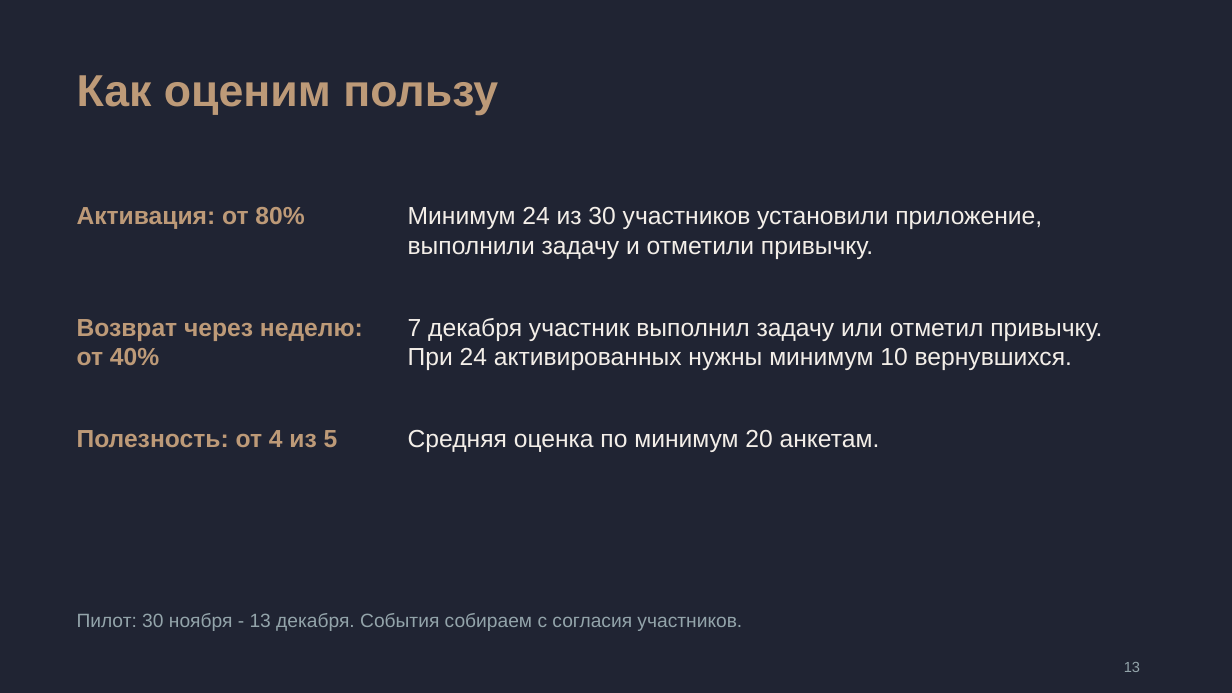
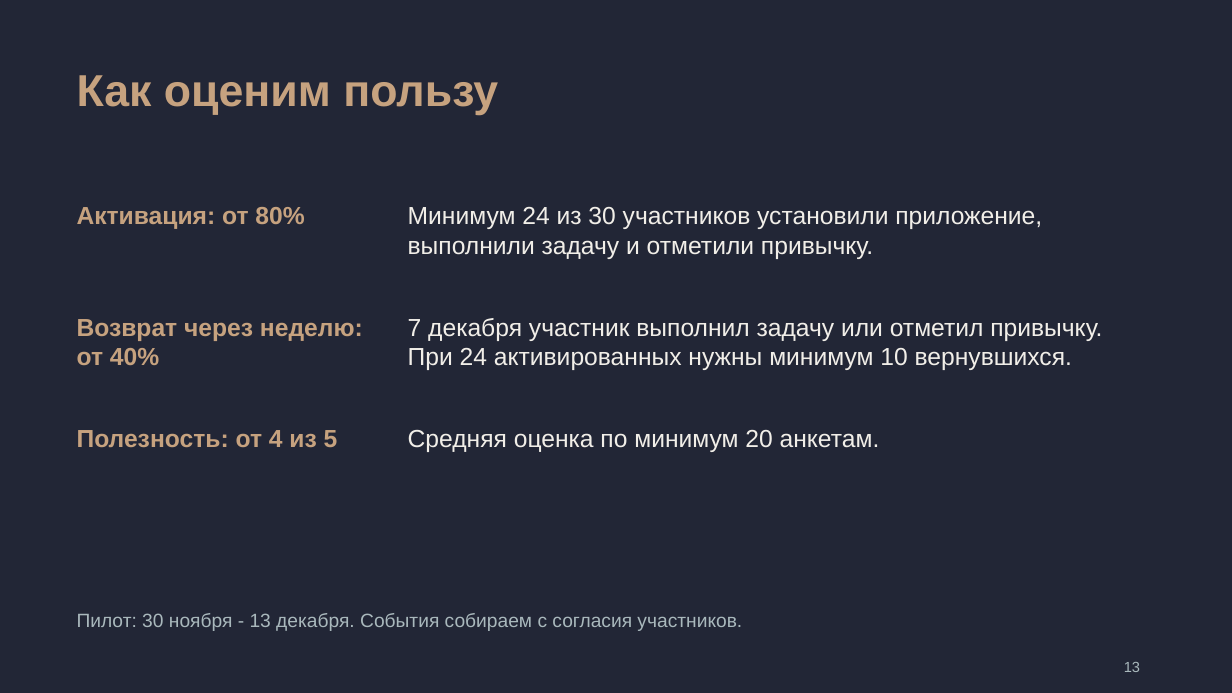
Before and after one commit to kartaamigo/RE-FORM-LIFE, a slide deck: slide 13 of docs/project-plan/RE_FORM_LIFE_simple.pptx. Drawn at 1232x693 pixels with LibreOffice and Linux fonts; fonts in the diff are those of the drawing. Boxes give left, top, right and bottom in pixels: in the first picture for what was removed or moved away, otherwise in the second. Text is boxed around its words. In the diff, an @@ line names an element or a change of style, - is before the commit and + after.

Commit message:
docs: match simplified deck colors to reference presentation

```diff
--- a/docs/project-plan/RE_FORM_LIFE_simple.pptx
+++ b/docs/project-plan/RE_FORM_LIFE_simple.pptx
@@ background #202433 to #222636 @@
@@ text "Пилот: 30 ноября - 13 ..." at bbox=[77, 613, 742, 631]: text colour #93A4AA to #A9B8BC @@
@@ text "13" at bbox=[1124, 662, 1140, 672]: text colour #93A4AA to #A9B8BC @@
```
Also in this commit, not shown: 16 other slides changed, 1 other file.
